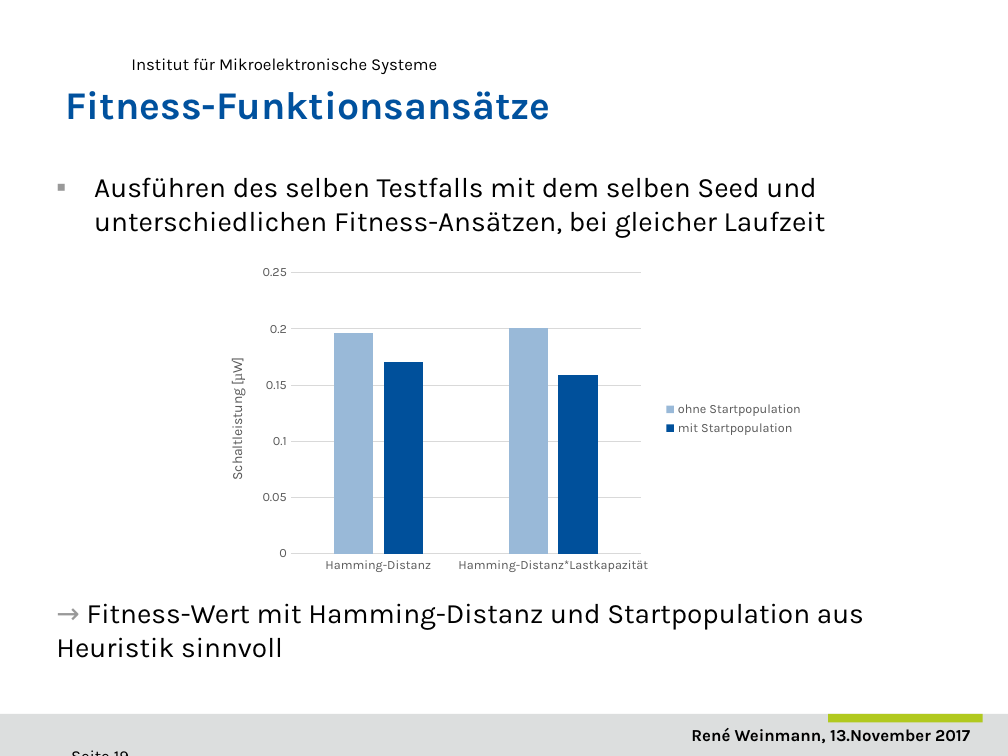
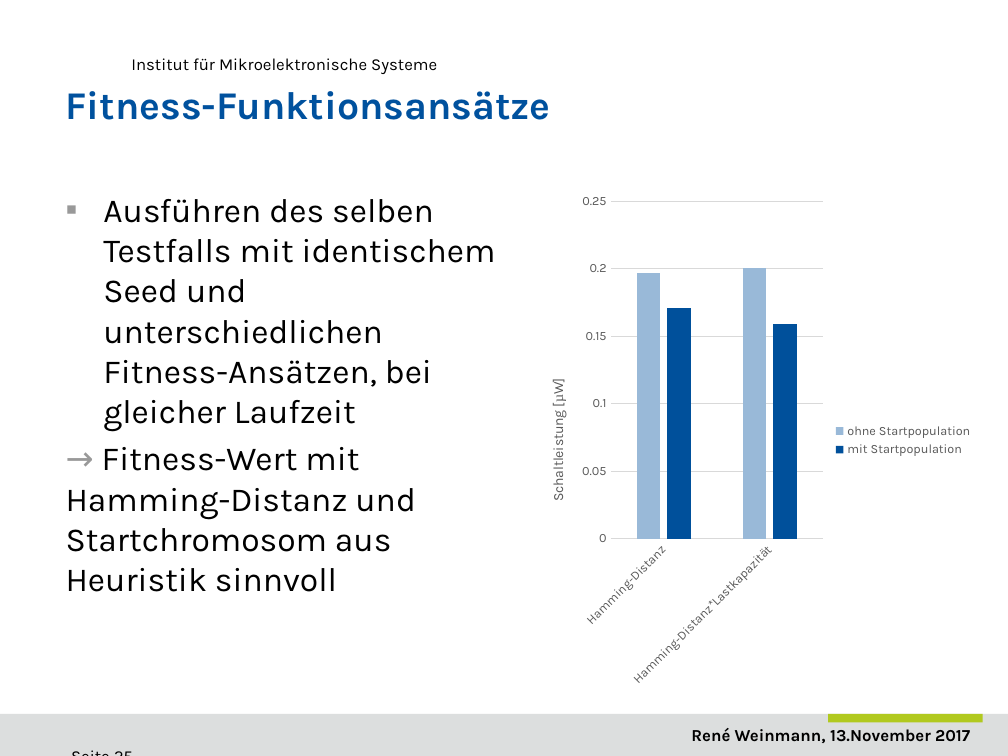
Before and after one commit to ReneWeinmann/Masterarbeit, a slide deck: slide 25 of Presentation_Rene_Weinmann.pptx (slide 19 before the commit). Drawn at 1008x756 pixels with LibreOffice and Linux fonts; fonts in the diff are those of the drawing; background and template pictures are left out. Boxes give left, top, right and bottom in pixels: in the first picture for what was removed or moved away, otherwise in the second. Text is boxed around its words. In the diff, an @@ line names an element or a change of style, - is before the commit and + after.

```diff
--- a/Presentation_Rene_Weinmann.pptx
+++ b/Presentation_Rene_Weinmann.pptx
@@ text at [66, 199, 496, 592]: text changed; size 20 to 24 pt @@
-▪ Ausführen des selben Testfalls mit dem selben Seed und unterschiedlichen Fitness-Ansätzen, bei gleicher Laufzeit
-→ Fitness-Wert mit Hamming-Distanz und Startpopulation aus Heuristik sinnvoll
+▪ Ausführen des selben Testfalls mit identischem Seed und unterschiedlichen Fitness-Ansätzen, bei gleicher Laufzeit
+→ Fitness-Wert mit Hamming-Distanz und Startchromosom aus Heuristik sinnvoll
@@ column chart: place and size @@
-column chart at [207, 259, 813, 579]
+column chart at [527, 183, 983, 698]
```
Also in this commit, not shown: 11 other slides changed, 1 slide added, 1 slide removed.
